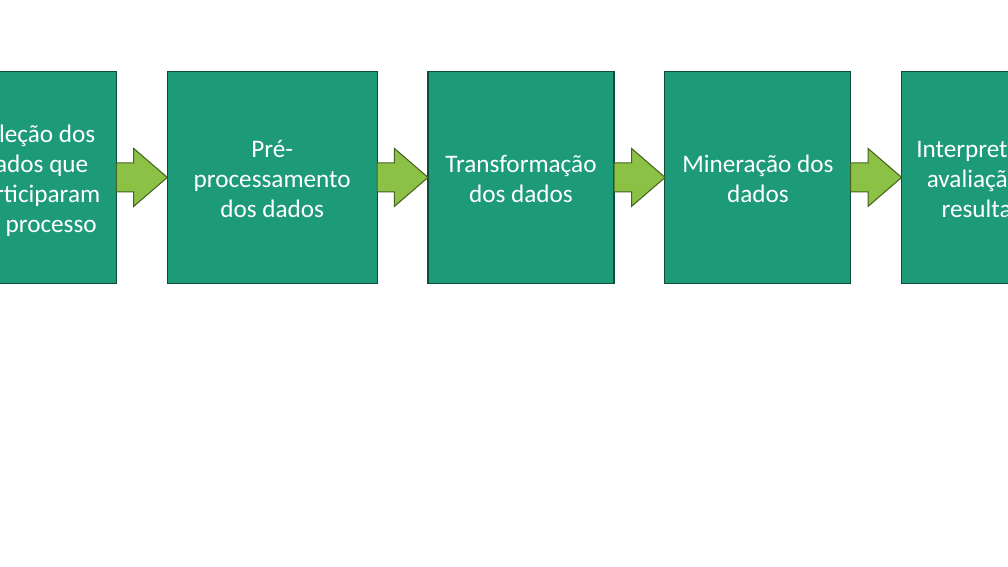
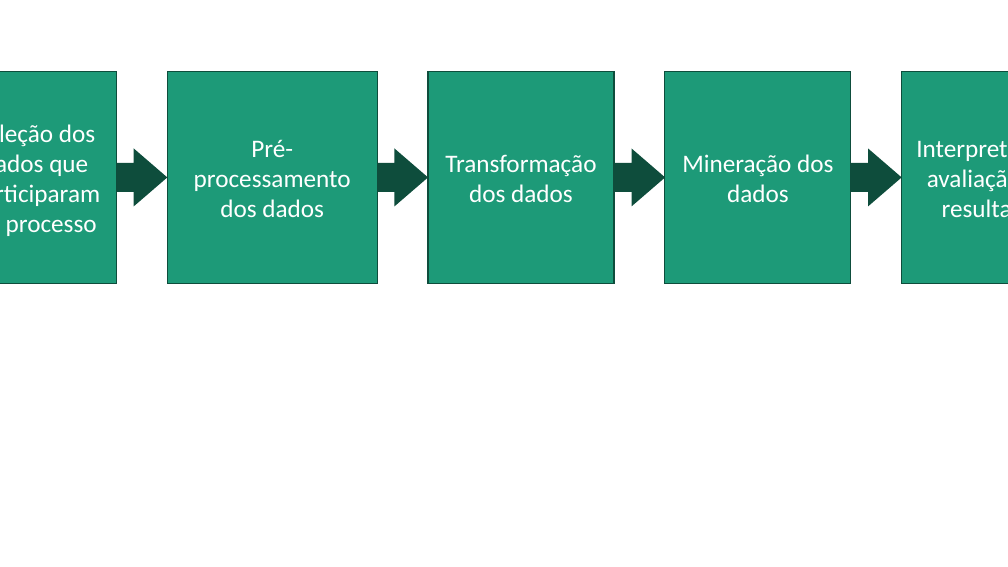
Before and after one commit to mscmateus/tcc, a slide deck: slide 1 of TCC/versões/imagens/imagens.pptx. Drawn at 1008x567 pixels with LibreOffice and Linux fonts; fonts in the diff are those of the drawing. Boxes give left, top, right and bottom in pixels: in the first picture for what was removed or moved away, otherwise in the second. Text is boxed around its words. In the diff, an @@ line names an element or a change of style, - is before the commit and + after.

```diff
--- a/TCC/versões/imagens/imagens.pptx
+++ b/TCC/versões/imagens/imagens.pptx
@@ fill #8BC145 to #0E4D3C; outline #466221 1 pt to none in 4 elements at (x1=116, y1=148, x2=167, y2=206), (x1=377, y1=148, x2=428, y2=206), (x1=614, y1=148, x2=665, y2=206), (x1=851, y1=148, x2=901, y2=206) @@
```
Also in this commit, not shown: 1 other slide changed, 3 slides added, 1 slide removed, 11 other files.
